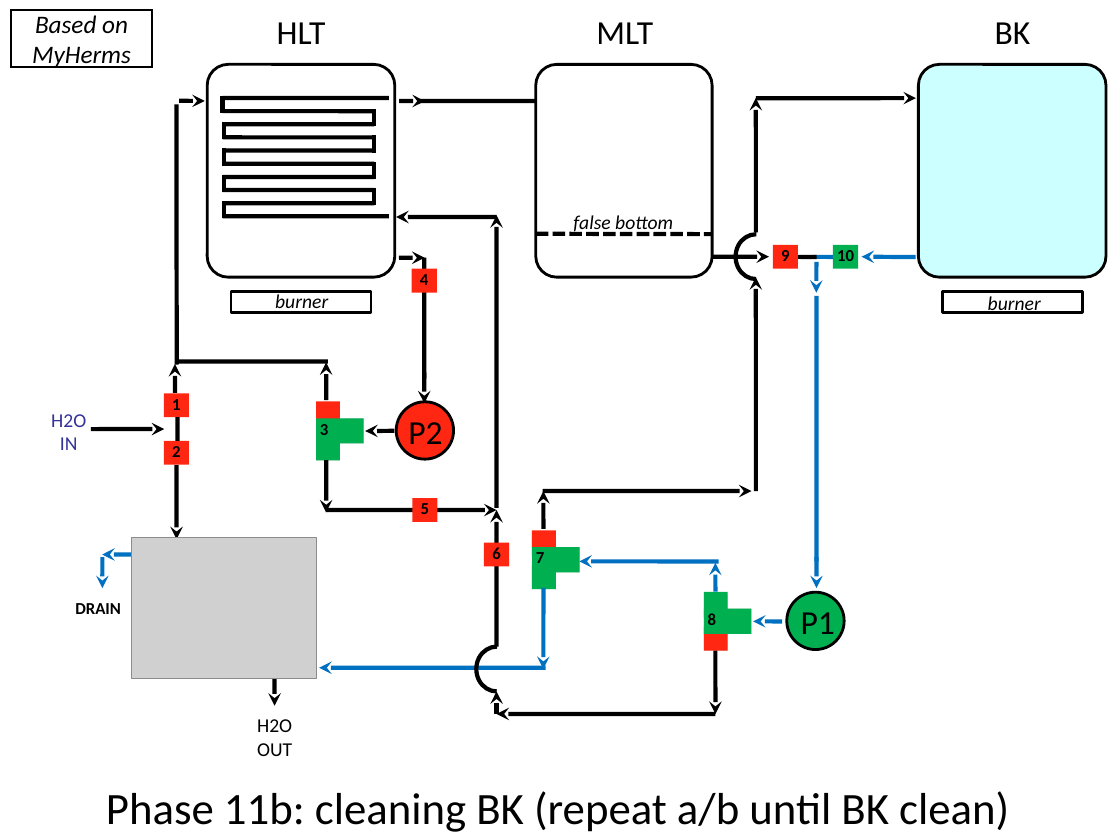
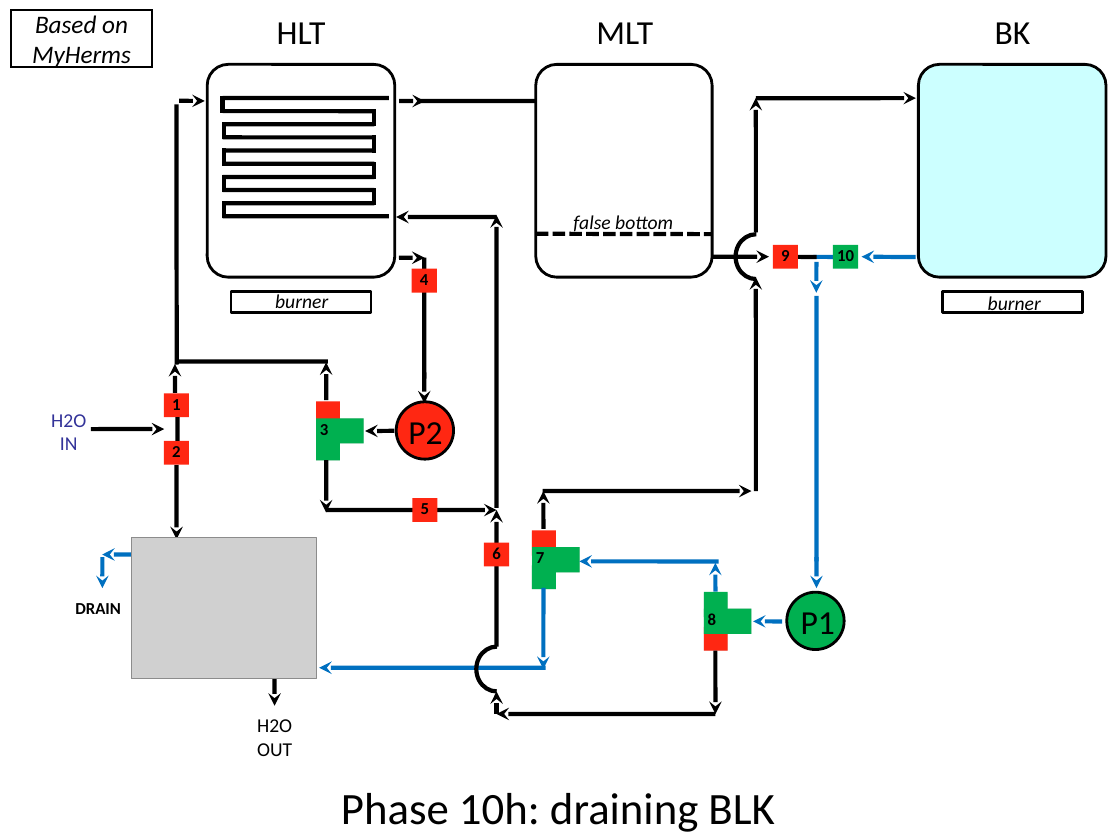
Before and after one commit to Bobstin/AutomatedBrewery, a slide deck: slide 20 of designdiagrams/Plumbing Diagram.pptx (slide 17 before the commit). Drawn at 1120x840 pixels with LibreOffice and Linux fonts; fonts in the diff are those of the drawing; grey boxes stand for pictures. Boxes give left, top, right and bottom in pixels: in the first picture for what was removed or moved away, otherwise in the second. Text is boxed around its words. In the diff, an @@ line names an element or a change of style, - is before the commit and + after.

Commit message:
Updates plumbing diagram to reflect new cleaning cycle

```diff
--- a/designdiagrams/Plumbing Diagram.pptx
+++ b/designdiagrams/Plumbing Diagram.pptx
@@ text at <box>341,793,774,832</box>: text changed @@
-Phase 11b: cleaning BK (repeat a/b until BK clean)
+Phase 10h: draining BLK
```
Also in this commit, not shown: 5 other slides changed, 2 slides added.
